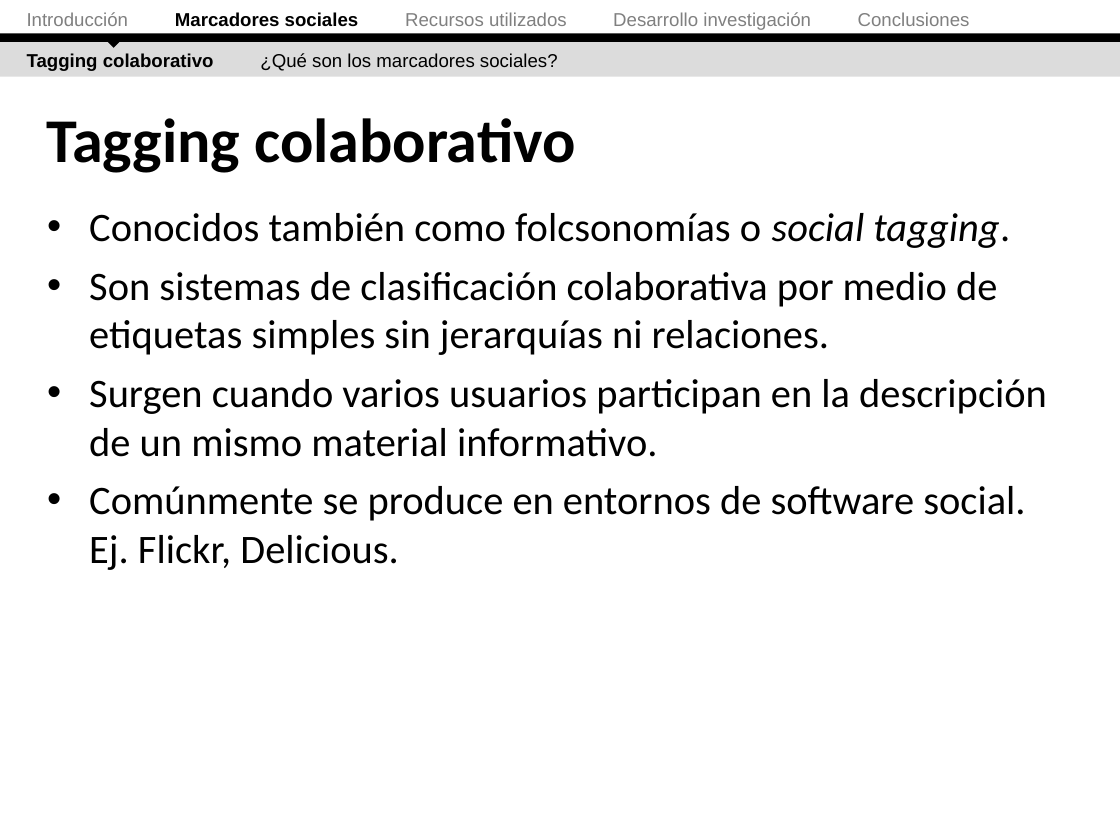
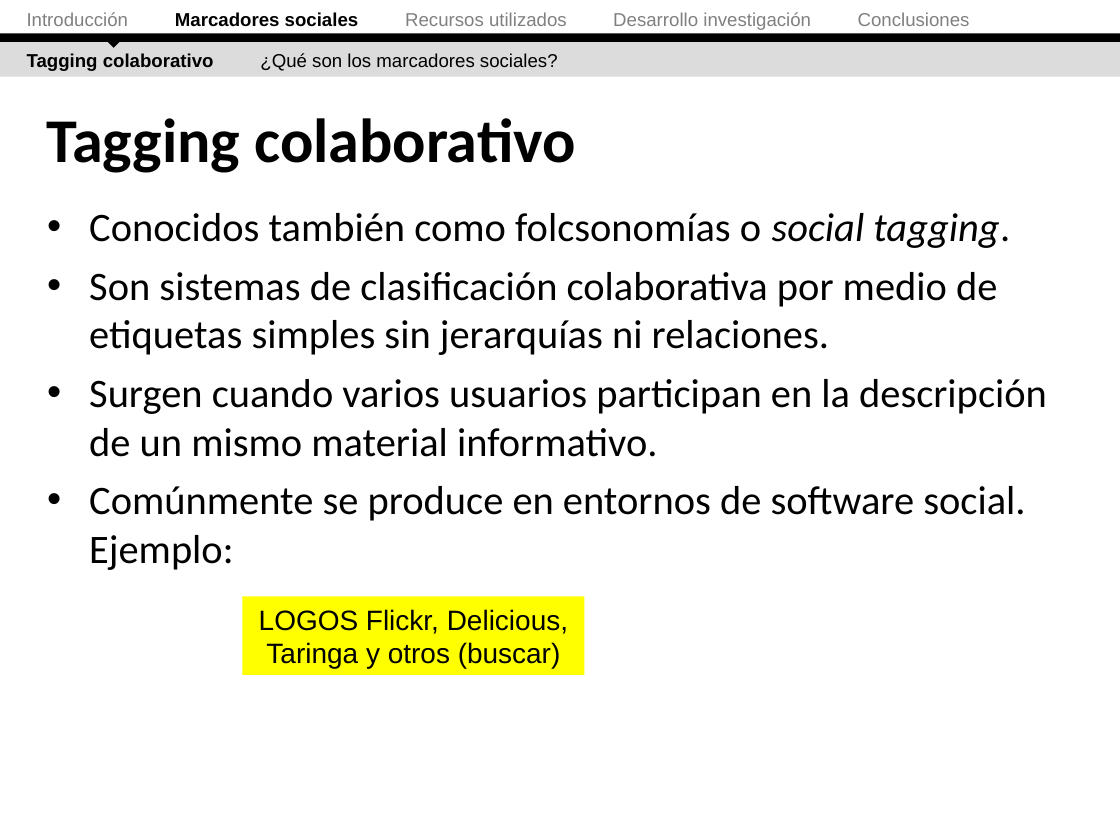
Before and after one commit to ak907kenai/nicotournetesis, a slide deck: slide 12 of docs_trunk/Nicolás Tourné - Presentación Tesis (v2).ppt. Drawn at 1120x840 pixels with LibreOffice and Linux fonts; fonts in the diff are those of the drawing. Boxes give left, top, right and bottom in pixels: in the first picture for what was removed or moved away, otherwise in the second. Text is boxed around its words. In the diff, an @@ line names an element or a change of style, - is before the commit and + after.

```diff
--- a/docs_trunk/Nicolás Tourné - Presentación Tesis (v2).ppt
+++ b/docs_trunk/Nicolás Tourné - Presentación Tesis (v2).ppt
@@ text at [89,486,1025,570]: text changed @@
-• Comúnmente se produce en entornos de software social. Ej. Flickr, Delicious.
+• Comúnmente se produce en entornos de software social. Ejemplo:
@@ rectangle added at [242,596,584,674], fill #FFFF00, 18 pt, text #000000 @@
+LOGOS Flickr, Delicious, Taringa y otros (buscar)
```
Also in this commit, not shown: 17 other slides changed, 1 slide removed, 1 other file.
